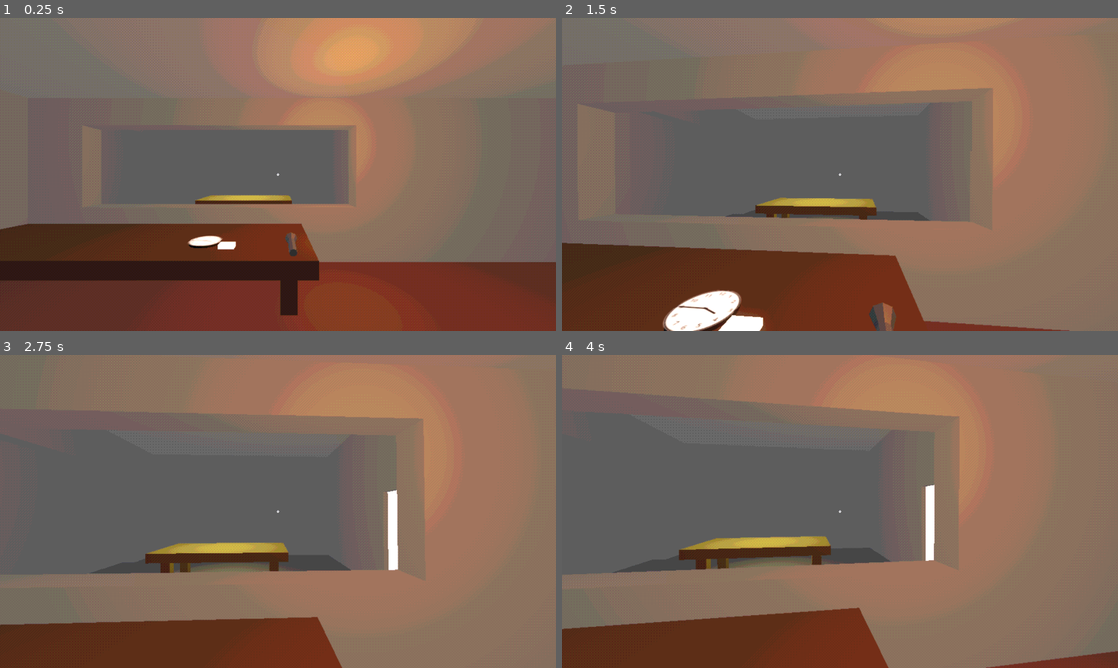
Above: before the commit, frames 1-4 (two rows, left to right).
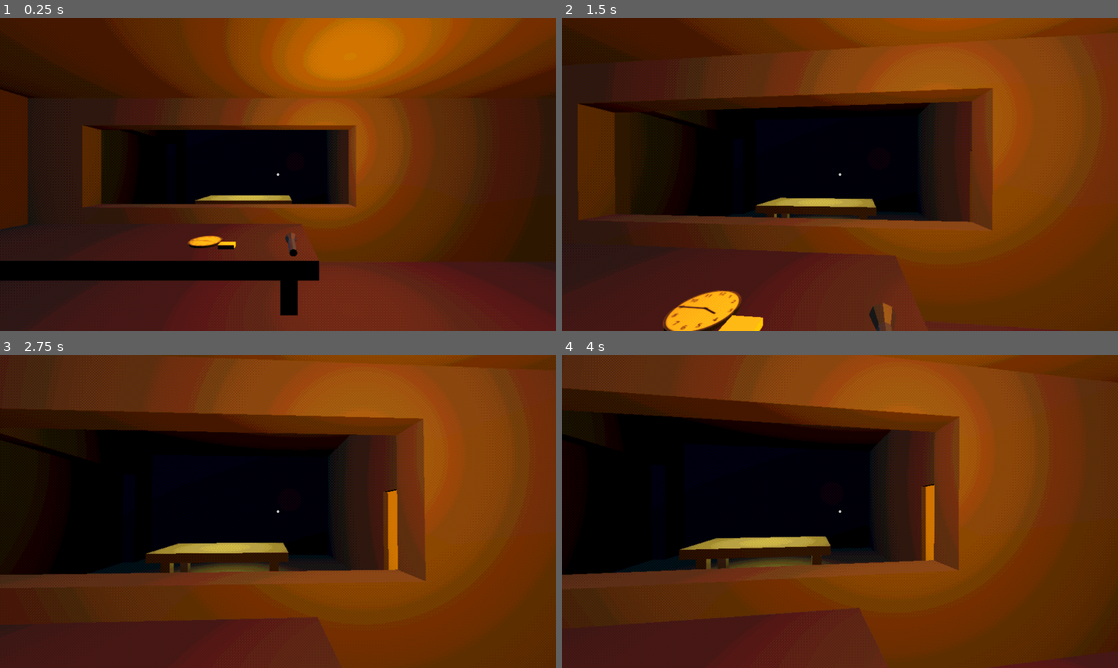
Above: after the commit, the same moments.

Repository: Tzeryushi/The-Filter
Game: Godot game, scene res://scenes/main.tscn
Two runs of this game, one before a commit and one after it. Both use one fixed random seed, a clock stepped at 60 frames per second and the inputs below.
Inputs (mouse positions are in pixels of both pictures, inside the frame that each line leads up to):
- Up to frame 1 (0.25 s): no input
- Up to frame 2 (1.5 s): tap Enter at 0.5 s; move the mouse to (867, 174) at 0.52 s; hold Ctrl (crouch) 0.53-1.28 s; hold W (move_forward) from 0.53 s (still down); move the mouse to (812, 174) at 1.27 s; tap G (drop) at 1.35 s
- Up to frame 3 (2.75 s): keep holding W (move_forward); tap Space at 2 s; move the mouse to (289, 505) at 2.02 s; hold E (interact) from 2.03 s (still down)
- Up to frame 4 (4 s): keep holding W (move_forward); tap Enter at 2.75 s; move the mouse to (834, 517) at 2.77 s; release E (interact) at 2.78 s; tap Mouse wheel up (swap_back) at 2.85 s; tap Space at 3.5 s; move the mouse to (878, 514) at 3.52 s; hold Mouse wheel down (swap_forward) from 3.53 s (still down)

The runs differ from the first frame. In frame 1, 81% of the frame differs, in the area x 0-100%, y 0-100%; in frame 2, 85%; in frame 3, 90%; in frame 4, 89%.

Commit message:
fixing scene file formatting

Diff:
--- a/entities/player/player.tscn
+++ b/entities/player/player.tscn
@@ -384,7 +384,7 @@
 [node name="player_base_item" parent="PlayerCamera/ItemManager/InventoryRig/BasePlayerItem" instance=ExtResource("11_i7f0j")]
 
 [node name="Flashlight" type="Node3D" parent="PlayerCamera/ItemManager/InventoryRig" node_paths=PackedStringArray("spotlight")]
-transform = Transform3D(1, 0, 0, 0, 0.115024, 0.993363, 0, -0.993363, 0.115024, 0, 1.37255, 0)
+transform = Transform3D(1, 0, 0, 0, 0.115021, 0.993363, 0, -0.993363, 0.115021, 0, 1.37255, 0)
 visible = false
 script = ExtResource("14_wjskm")
 spotlight = NodePath("SpotLight3D")
--- a/scenes/levels/base_level.tscn
+++ b/scenes/levels/base_level.tscn
@@ -32,6 +32,7 @@
 sky = SubResource("Sky_yciqa")
 ambient_light_color = Color(1, 1, 1, 1)
 ambient_light_sky_contribution = 0.0
+ambient_light_energy = 0.0
 tonemap_mode = 2
 glow_enabled = true
 volumetric_fog_enabled = true
Not shown: 1 places in assets/interactables/doors/normal_door.tscn that only renumber resources
Not shown: 2 places in entities/player/player.tscn that only renumber resources
Not shown: 1 places in scenes/levels/base_level.tscn that only renumber resources
